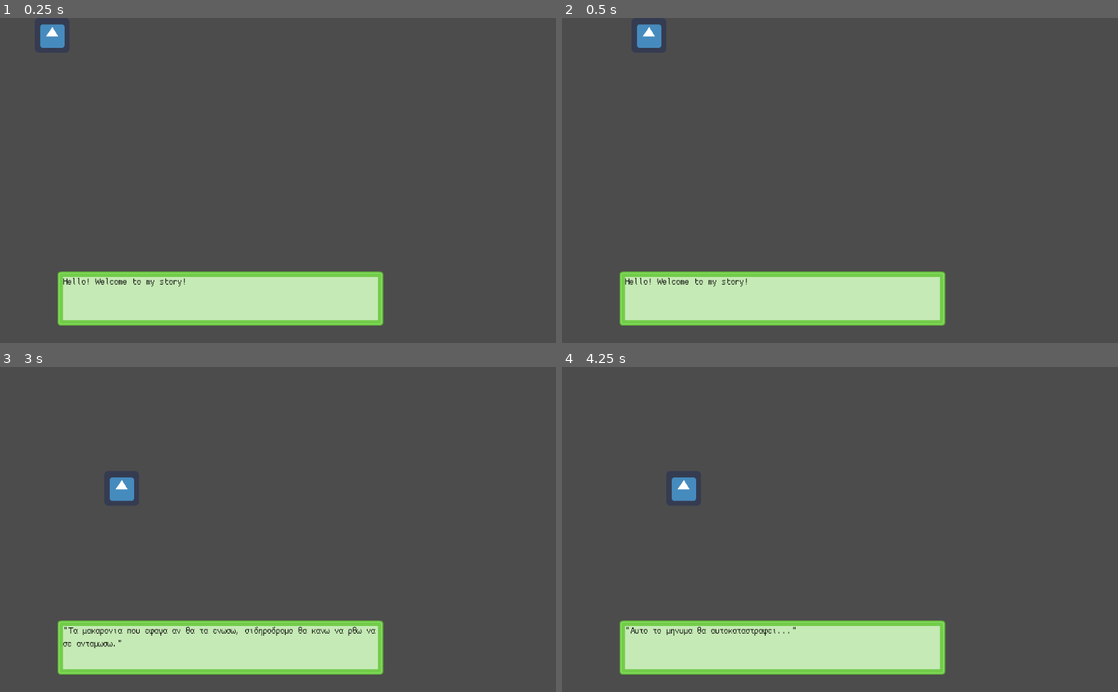
Above: before the commit, frames 1-4 (two rows, left to right).
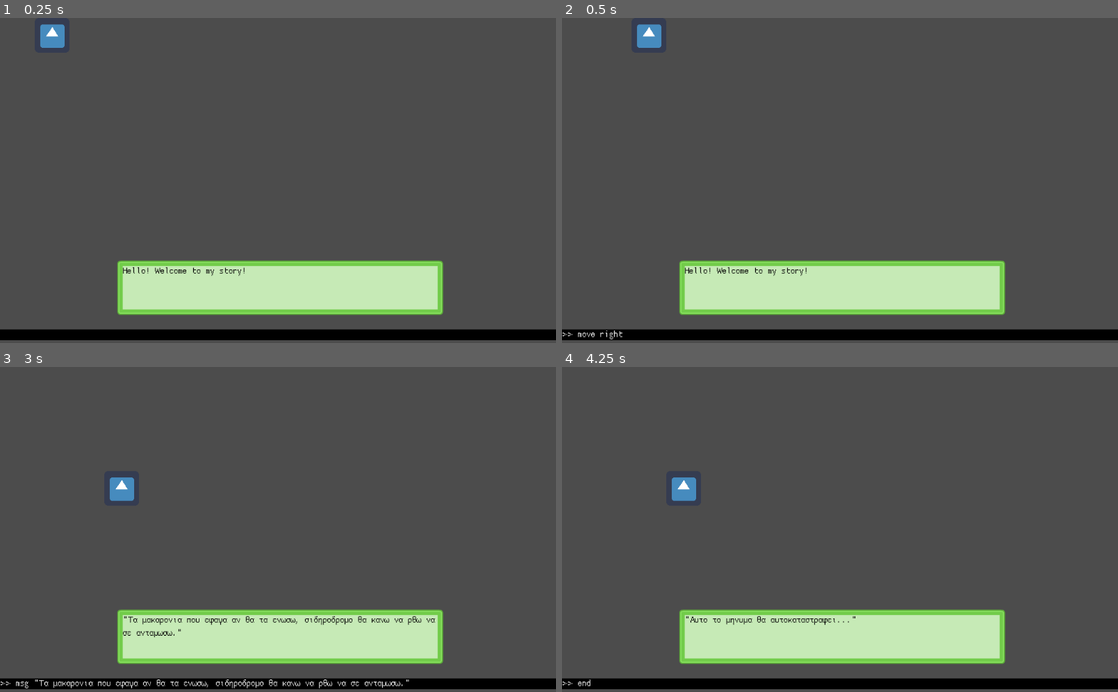
Above: after the commit, the same moments.

Repository: ditikos/GDScriptExperiments
Game: Godot game, scene res://TestWorld.tscn
Same seed, same stepped clock (60 frames per second), same inputs: the game is played once before the commit and once after it. The engine's default icon, where the game draws it, is replaced by a stand-in: a white triangle on a blue panel in a dark square.
Inputs:
- Up to frame 1 (0.25 s): no input
- Up to frame 2 (0.5 s): no input
- Up to frame 3 (3 s): tap Enter at 1.25 s; tap Space at 2.75 s
- Up to frame 4 (4.25 s): no input

The runs differ from the first frame. In frame 1, 12% of the frame differs, in the area x 0-100%, y 74-100%; in frame 2, 12%; in frame 3, 12%; in frame 4, 12%.

Commit message:
Experiment 01: Added a debug label

Diff:
--- a/experiment01/Player.gd
+++ b/experiment01/Player.gd
@@ -29,6 +29,8 @@
 #		print("Item is: %s" % typeof(item))
 		var cmd = Array(item.split(" "))
 		var fn = cmd.pop_front()
+		print(item)
+		get_tree().call_group("master", "debug_message", item)
 		if fn in valid_cmd and self.has_method(fn):
 			match fn:
 				"move":
--- a/experiment01/TestWorld.gd
+++ b/experiment01/TestWorld.gd
@@ -1,7 +1,7 @@
 extends Node2D
 
 onready var MessageBox = $CanvasLayer/Control/NinePatchRect/ColorRect/Message
-
+onready var DebugBox = $CanvasLayer/Control/ColorRect/DebugMessage
 
 # Called when the node enters the scene tree for the first time.
 func _ready() -> void:
@@ -12,3 +12,6 @@
 func play_message(message):
 	print("Will display: %s" % message)
 	MessageBox.text = message
+
+func debug_message(message):
+	DebugBox.text = ">> %s" % message
--- a/experiment01/TestWorld.tscn
+++ b/experiment01/TestWorld.tscn
@@ -9,6 +9,13 @@
 [sub_resource type="DynamicFont" id=1]
 size = 20
 font_data = ExtResource( 4 )
+
+[sub_resource type="DynamicFontData" id=2]
+font_path = "res://basis33.ttf"
+
+[sub_resource type="DynamicFont" id=3]
+size = 20
+font_data = SubResource( 2 )
 
 [node name="TestWorld" type="Node2D"]
 script = ExtResource( 5 )
@@ -26,13 +33,14 @@
 }
 
 [node name="NinePatchRect" type="NinePatchRect" parent="CanvasLayer/Control"]
-anchor_left = 0.104
-anchor_top = 0.779176
-anchor_right = 0.69
-anchor_bottom = 0.946166
-margin_left = -0.423382
-margin_right = -0.487427
-margin_bottom = -0.194366
+anchor_left = 0.5
+anchor_top = 1.0
+anchor_right = 0.5
+anchor_bottom = 1.0
+margin_left = -296.0
+margin_top = -152.0
+margin_right = 304.0
+margin_bottom = -51.9999
 rect_min_size = Vector2( 600, 100 )
 texture = ExtResource( 3 )
 patch_margin_left = 32
@@ -40,7 +48,8 @@
 patch_margin_right = 32
 patch_margin_bottom = 32
 __meta__ = {
-"_edit_use_anchors_": true
+"_edit_group_": true,
+"_edit_use_anchors_": false
 }
 
 [node name="ColorRect" type="ColorRect" parent="CanvasLayer/Control/NinePatchRect"]
@@ -65,6 +74,24 @@
 "_edit_use_anchors_": false
 }
 
+[node name="ColorRect" type="ColorRect" parent="CanvasLayer/Control"]
+anchor_top = 1.0
+anchor_right = 1.0
+anchor_bottom = 1.0
+margin_top = -25.0
+margin_bottom = -25.0
+rect_min_size = Vector2( 0, 20 )
+color = Color( 0, 0, 0, 1 )
+__meta__ = {
+"_edit_use_anchors_": false
+}
+
+[node name="DebugMessage" type="Label" parent="CanvasLayer/Control/ColorRect"]
+anchor_right = 1.0
+anchor_bottom = 1.0
+custom_fonts/font = SubResource( 3 )
+custom_colors/font_color = Color( 1, 1, 1, 1 )
+
 [node name="Player" parent="." instance=ExtResource( 1 )]
 position = Vector2( 32, 32 )
 script = ExtResource( 2 )
Not shown: 1 places in experiment01/TestWorld.tscn that only renumber resources
